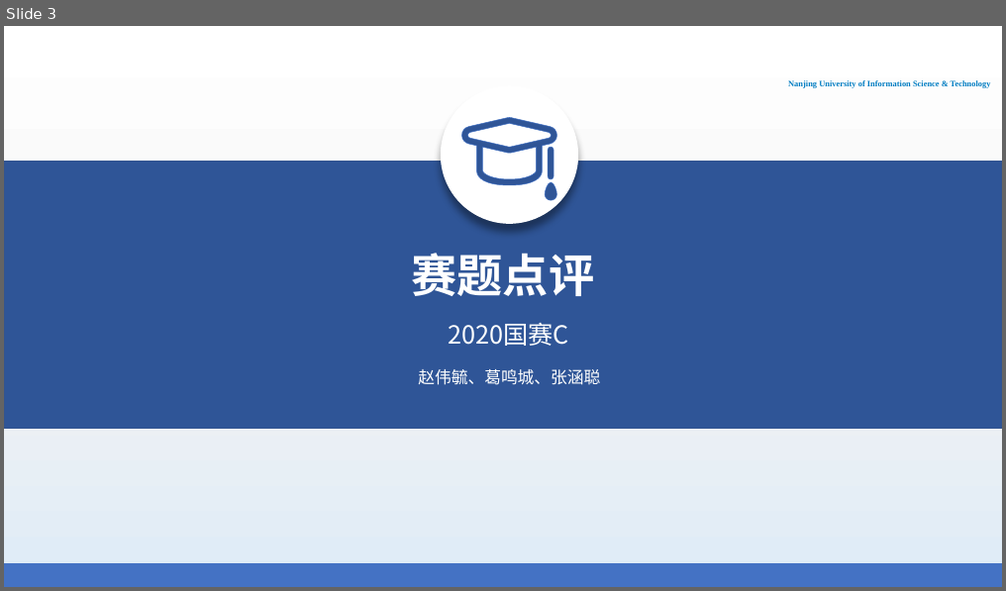
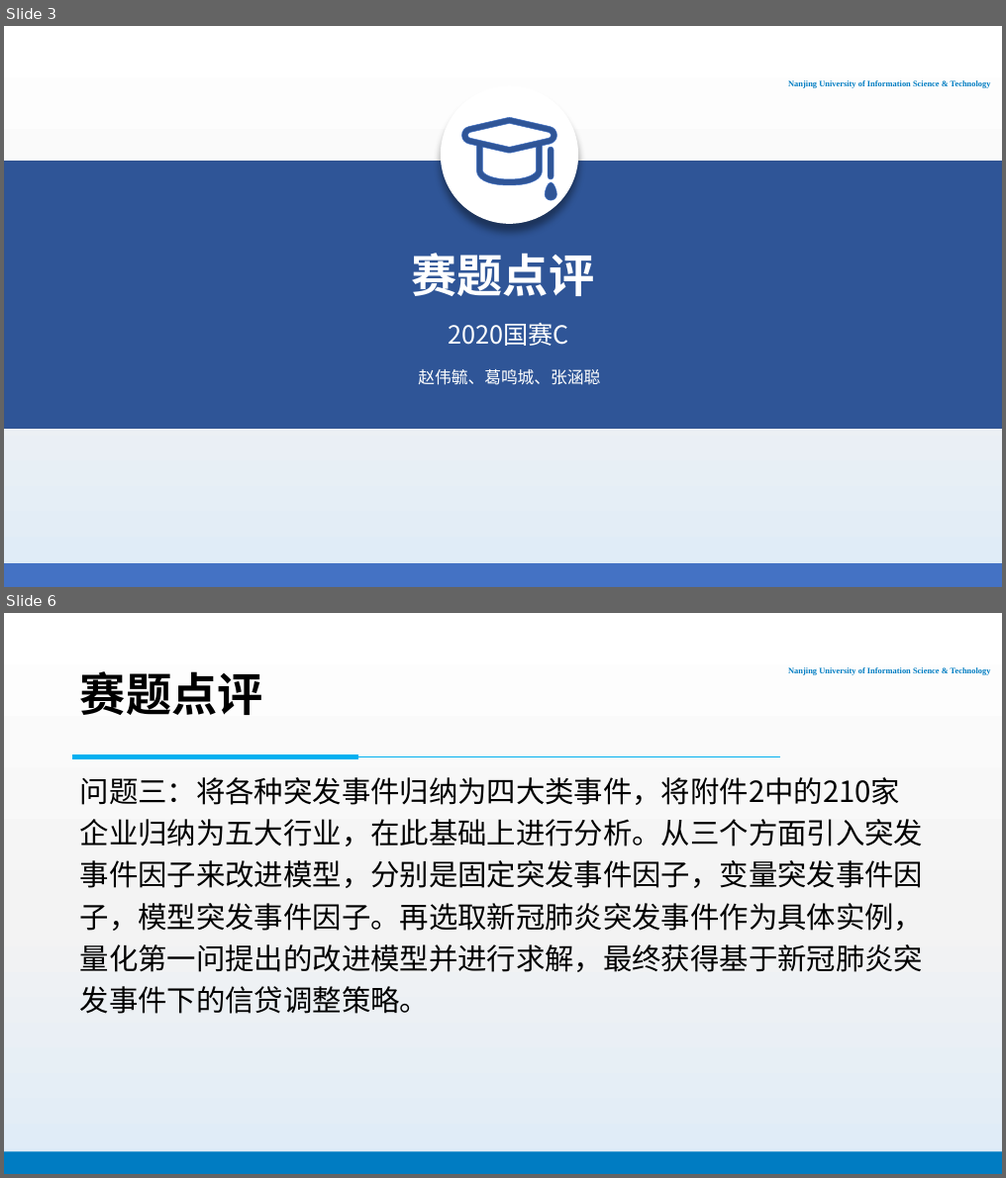
Before and after one commit to PhantomGMC/Week16-Math_model, a slide deck: 数模16周报告.pptx. Shown one above the other, each under a label of ours: slide 3 before the commit, slides 3 and 6 after it; the slides between them are not shown. The pictures are 1006x591 and 1006x1178 pixels, drawn with LibreOffice and Linux fonts; fonts in the diff are those of the drawing; background and template pictures are left out. Boxes give left, top, right and bottom in pixels: in the first picture for what was removed or moved away, otherwise in the second. Text is boxed around its words. In the diff, an @@ line names an element or a change of style, - is before the commit and + after.

```diff
--- a/数模16周报告.pptx
+++ b/数模16周报告.pptx
@@ slide 6 added at box(4, 613, 1002, 1174), background gradient #FFFFFF to #F3F3F3 to #DEEBF7; not listed: 2 template elements that a slide beside it also shows @@
@@ title added at box(80, 671, 263, 715), 44 pt, text #000000, bold @@
+赛题点评
@@ line added from (780, 757) to (73, 757), #00B0F0 0.5 pt @@
@@ rectangle added at box(73, 756, 358, 759), fill #00B0F0, outline #00B0F0 1 pt @@
@@ text added at box(80, 777, 923, 1014), 28 pt, text #000000 @@
+问题三：将各种突发事件归纳为四大类事件，将附件2中的210家企业归纳为五大行业，在此基础上进行分析。从三个方面引入突发事件因子来改进模型，分别是固定突发事件因子，变量突发事件因子，模型突发事件因子。再选取新冠肺炎突发事件作为具体实例，量化第一问提出的改进模型并进行求解，最终获得基于新冠肺炎突发事件下的信贷调整策略。
```
Also in this commit, not shown: 7 slides changed, 8 other slides added.
